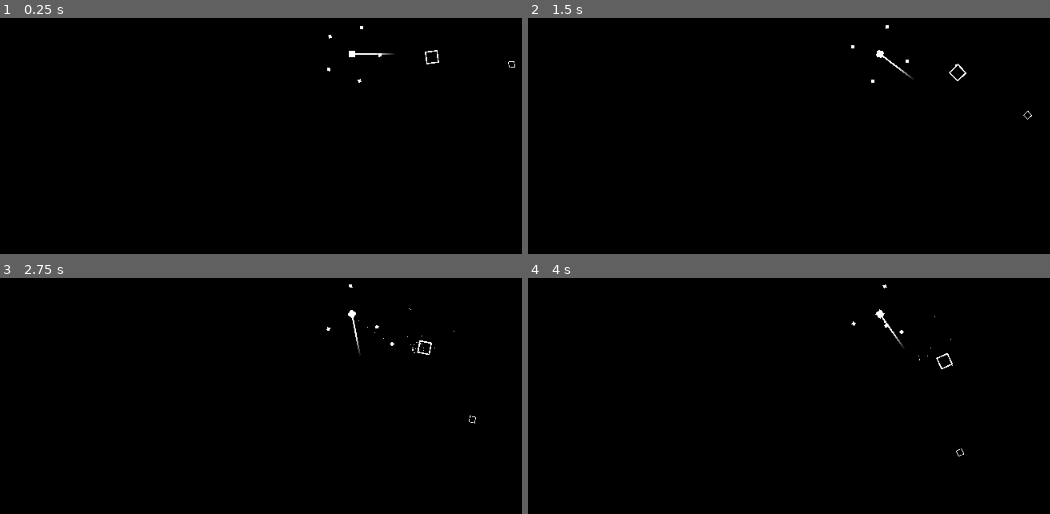
Above: before the commit, frames 1-4 (two rows, left to right).
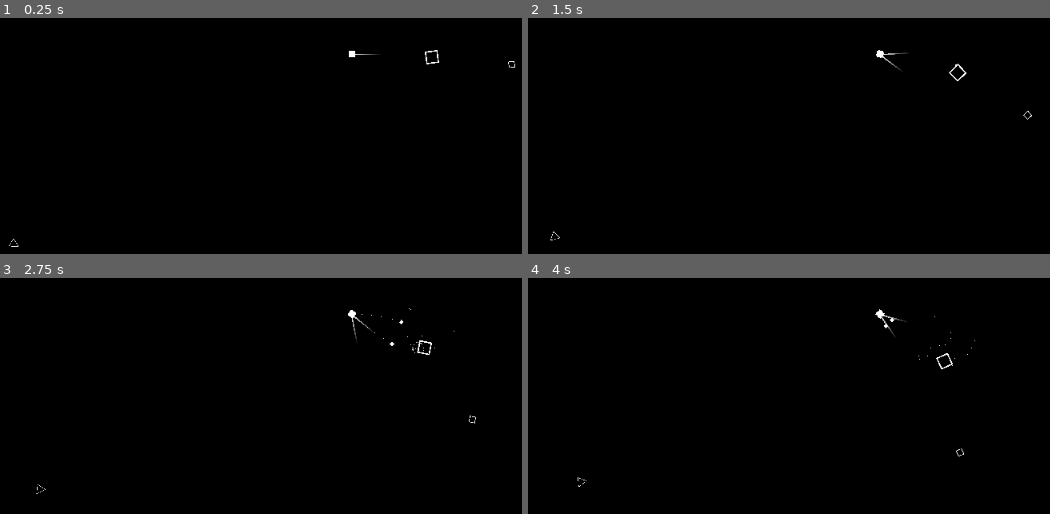
Above: after the commit, the same moments.

Repository: magpie-repos/orbital-asteroid-defense
Game: Godot game, scene res://scenes/main.tscn
Same seed, same stepped clock (60 frames per second), same inputs: the game is played once before the commit and once after it.
Inputs:
- Up to frame 1 (0.25 s): no input
- Up to frame 2 (1.5 s): tap Enter (shoot) at 0.5 s; hold Right (gun_clock) 0.53-1.28 s; tap Left (gun_count_clock) at 0.8, 1.35 s; tap R (reset) at 1.25 s
- Up to frame 3 (2.75 s): tap Enter (shoot) at 1.55, 2.1 s; hold Right (gun_clock) from 2.03 s (still down)
- Up to frame 4 (4 s): release Right (gun_clock) at 2.78 s; tap Right (gun_clock) at 2.85 s; tap Left (gun_count_clock) at 3.05 s; hold Left (gun_count_clock) from 3.53 s (still down); tap Enter (shoot) at 3.8 s

The runs differ from the first frame. In frame 1, 0.1% of the frame differs, in the area x 1-76%, y 3-98%; in frame 2, 0.2%; in frame 3, 0.2%; in frame 4, 0.2%, in the area x 9-86%, y 2-89%.

Commit message:
Refector pt 1
- Merged gun into player
- broke everything

Diff:
--- a/scenes/main.tscn
+++ b/scenes/main.tscn
@@ -1,9 +1,8 @@
-[gd_scene load_steps=14 format=3 uid="uid://dwdhvkjw8iiri"]
+[gd_scene load_steps=11 format=3 uid="uid://dwdhvkjw8iiri"]
 
 [ext_resource type="PackedScene" uid="uid://bwbbo87xf2kmb" path="res://scenes/planet.tscn" id="1_66jwk"]
 [ext_resource type="Script" path="res://scripts/asteroid_spawner.gd" id="1_aa2iq"]
 [ext_resource type="Script" path="res://scripts/main.gd" id="1_d6kkf"]
-[ext_resource type="Script" path="res://scripts/gun.gd" id="3_vi33y"]
 [ext_resource type="Script" path="res://scenes/game_over_ui.gd" id="7_6nheb"]
 
 [sub_resource type="Gradient" id="Gradient_0pebe"]
@@ -13,14 +12,6 @@
 gradient = SubResource("Gradient_0pebe")
 width = 16
 height = 16
-
-[sub_resource type="Gradient" id="Gradient_hi5fh"]
-offsets = PackedFloat32Array(0.525974, 1)
-colors = PackedColorArray(1, 1, 1, 1, 1, 1, 1, 0)
-
-[sub_resource type="GradientTexture1D" id="GradientTexture1D_svc50"]
-gradient = SubResource("Gradient_hi5fh")
-width = 96
 
 [sub_resource type="Gradient" id="Gradient_utkce"]
 colors = PackedColorArray(1, 1, 1, 1, 1, 1, 1, 1)
@@ -42,12 +33,11 @@
 process_mode = 3
 script = ExtResource("1_d6kkf")
 
-[node name="Camera2D" type="Camera2D" parent="."]
-
-[node name="Background" type="Sprite2D" parent="Camera2D"]
+[node name="Background" type="Sprite2D" parent="."]
 z_index = -5
 scale = Vector2(64, 64)
 texture = SubResource("GradientTexture2D_qajhe")
+centered = false
 
 [node name="AsteroidSpawner" type="Node2D" parent="."]
 process_mode = 1
@@ -60,6 +50,7 @@
 
 [node name="SolarSystem" type="Node2D" parent="."]
 process_mode = 1
+position = Vector2(500, 500)
 
 [node name="Planet" parent="SolarSystem" instance=ExtResource("1_66jwk")]
 scale = Vector2(0.125, 0.125)
@@ -68,25 +59,8 @@
 orbit_speed = 9.05
 orbit_distance = 100.0
 
-[node name="Gun" type="Node2D" parent="." node_paths=PackedStringArray("missile_display")]
-process_mode = 1
-z_index = 10
-script = ExtResource("3_vi33y")
-missile_display = NodePath("../MissileIconDisplay")
-
-[node name="GunSprite" type="Sprite2D" parent="Gun"]
-scale = Vector2(0.57, 2)
-texture = SubResource("GradientTexture1D_svc50")
-centered = false
-offset = Vector2(0, -0.465)
-
-[node name="MissileRechargeTimer" type="Timer" parent="Gun"]
-one_shot = true
-
-[node name="MissileIconDisplay" type="Node2D" parent="."]
-process_mode = 1
-
 [node name="GameOverUI" type="Control" parent="."]
+visible = false
 z_index = 100
 custom_minimum_size = Vector2(1000, 1000)
 layout_mode = 3
@@ -146,5 +120,10 @@
 horizontal_alignment = 1
 vertical_alignment = 1
 
+[node name="UI" type="Control" parent="."]
+layout_mode = 3
+anchors_preset = 0
+offset_right = 40.0
+offset_bottom = 40.0
+
 [connection signal="timeout" from="AsteroidSpawner/AsteroidSpawnTimer" to="AsteroidSpawner" method="_on_asteroid_spawn_timer_timeout"]
-[connection signal="timeout" from="Gun/MissileRechargeTimer" to="Gun" method="_on_missile_recharge_timer_timeout"]
--- a/scenes/player.tscn
+++ b/scenes/player.tscn
@@ -10,6 +10,13 @@
 
 [sub_resource type="RectangleShape2D" id="RectangleShape2D_77h2x"]
 size = Vector2(16, 16)
+
+[sub_resource type="Gradient" id="Gradient_tleft"]
+colors = PackedColorArray(1, 1, 1, 1, 1, 1, 1, 0)
+
+[sub_resource type="GradientTexture1D" id="GradientTexture1D_1o3dp"]
+gradient = SubResource("Gradient_tleft")
+width = 8
 
 [node name="Player" type="Node2D"]
 scale = Vector2(0.5, 0.5)
@@ -25,4 +32,15 @@
 [node name="PlayerCollisionShape" type="CollisionShape2D" parent="PlayerArea2D"]
 shape = SubResource("RectangleShape2D_77h2x")
 
+[node name="GunSprite" type="Sprite2D" parent="."]
+scale = Vector2(10, 3)
+texture = SubResource("GradientTexture1D_1o3dp")
+centered = false
+
+[node name="MissileRechargeTimer" type="Timer" parent="."]
+wait_time = 0.5
+one_shot = true
+autostart = true
+
 [connection signal="area_entered" from="PlayerArea2D" to="." method="_on_player_area_2d_area_entered"]
+[connection signal="timeout" from="MissileRechargeTimer" to="." method="_on_missile_recharge_timer_timeout"]
--- a/scripts/asteroid.gd
+++ b/scripts/asteroid.gd
@@ -12,7 +12,7 @@
 
 var rot_speed: float = 8
 
-var player_pos: Vector2 = Vector2.ZERO
+var player_pos: Vector2 = Vector2(500, 500)
 
 func _ready() -> void:
 	vector = position.direction_to(player_pos)
--- a/scripts/asteroid_spawner.gd
+++ b/scripts/asteroid_spawner.gd
@@ -2,8 +2,8 @@
 
 var game_over: bool = false
 var safe_margin: float = 1.05
-var difficulty: float = 0
 var timer_start_val: float = 8
+
 
 @onready var asteroid_scene: PackedScene = preload("res://scenes/asteroid.tscn")
 @onready var window_size: float = get_viewport().size.x
@@ -14,7 +14,7 @@
 		spawn_asteroid()
 
 func _process(delta: float) -> void:
-	spawn_timer.wait_time = timer_start_val - difficulty / 10
+	spawn_timer.wait_time = timer_start_val
 
 func _on_asteroid_spawn_timer_timeout() -> void:
 	if game_over == false:
@@ -23,7 +23,7 @@
 
 func spawn_asteroid() -> void:
 	var asteroid: Asteroid = asteroid_scene.instantiate()
-	var spawn_vector: Vector2 = Vector2.from_angle(randf_range(0, 2 * PI))
+	var spawn_vector: Vector2 = Vector2.from_angle(randf_range(0, 2 * PI)).normalized()
 	asteroid.position = spawn_vector * sqrt(2) * window_size / 2 * safe_margin
 	asteroid.rot_speed *= randf_range(1, 1.2) * [-1, 1].pick_random()
 	add_child(asteroid)
--- a/scripts/gun.gd
+++ b/scripts/gun.gd
@@ -1,8 +1,5 @@
 extends Node2D
 
-@onready var win_size: Vector2 = get_viewport().size
-var rot_speed: float = 60
-var missile_scene: PackedScene = preload("res://scenes/missile.tscn")
 ##Missile count display
 var missile_icon_scene: PackedScene = preload("res://scenes/missile_ui_icon.tscn")
 @export var missile_display: Node2D
@@ -10,8 +7,6 @@
 var missile_icon_array: Array [Node2D] = []
 var icon_rotation_offset: float = 0
 
-var stored_missiles: int = 5
-var missile_cap: int = 5
 
 func _ready() -> void:
 	update_stored_missile_display(0)
@@ -20,37 +15,6 @@
 
 	update_stored_missile_display(delta)
 	icon_rotation_offset += 10 * delta
-
-	##Handle Input
-	if Input.is_anything_pressed():
-		## Handle gun rotation
-		if Input.is_action_pressed("gun_count_clock"):
-			rotation += rot_speed * (PI / 180) * delta * -1
-		if Input.is_action_pressed("gun_clock"):
-			rotation += rot_speed * (PI / 180) * delta
-
-		##Missile spawning
-		if Input.is_action_just_pressed("shoot") && stored_missiles >= 1:
-			stored_missiles -= 1
-			spawn_missile(Vector2.ZERO, Vector2.from_angle(rotation))
-
-func spawn_missile(missile_pos: Vector2, missile_vector: Vector2):
-	var new_missile: Missile = missile_scene.instantiate()
-	new_missile.position = missile_pos
-	new_missile.vector = missile_vector
-	get_parent().add_child(new_missile)
-	new_missile.connect("exploded", _on_missile_exploded)
-
-	$MissileRechargeTimer.start()
-
-func _on_missile_exploded(exploded_missile: Missile) -> void:
-	exploded_missile.disconnect("exploded", _on_missile_exploded)
-
-func _on_missile_recharge_timer_timeout() -> void:
-	if stored_missiles < missile_cap:
-		stored_missiles += 1
-
-		$MissileRechargeTimer.start()
 
 func update_stored_missile_display(delta: float) -> void:
 	var missile_icon_spacing: float
--- a/scripts/main.gd
+++ b/scripts/main.gd
@@ -1,16 +1,12 @@
 extends Node2D
 var score: int = 0
 var game_over: bool = false
-var diff_mod: float = 1
 
 @onready var player_scene: PackedScene = preload("res://scenes/player.tscn")
 @onready var explosion_scene: PackedScene = preload("res://scenes/explosion.tscn")
-@onready var planet_scene: PackedScene = preload("res://scenes/planet.tscn")
 @onready var game_over_ui = $GameOverUI
-@onready var gun: Node2D = $Gun
 @onready var a_spawner: Node2D = $AsteroidSpawner
 @onready var solar_system: Node2D = $SolarSystem
-
 
 func _ready() -> void:
 	new_game()
@@ -19,8 +15,6 @@
 	if  Input.is_anything_pressed():
 		if Input.is_action_just_pressed("reset"):
 			new_game()
-
-	a_spawner.difficulty = score * diff_mod
 
 func score_points(point_value: int) -> void:
 	score += point_value
@@ -31,7 +25,6 @@
 	game_over_ui.hide()
 
 	get_tree().paused = false
-	gun.show()
 	solar_system.show()
 
 	var player: Node2D = player_scene.instantiate()
@@ -40,7 +33,6 @@
 
 func end_game() -> void:
 	get_tree().paused = true
-	gun.hide()
 	solar_system.hide()
 
 	##Blow up asteroids
--- a/scripts/missile.gd
+++ b/scripts/missile.gd
@@ -1,6 +1,8 @@
 extends Node2D
 class_name Missile
 
+##Misc
+var screen_margin: float = 100
 ##Phys Vars
 var velocity: Vector2 = Vector2.UP
 var vector: Vector2 = Vector2.UP
@@ -13,12 +15,9 @@
 
 var grav_bodies: Array [Node]
 
-signal exploded
-
 func _ready() -> void:
 	velocity = vector * speed
 	add_to_group("missile")
-
 
 func _process(delta: float) -> void:
 	## Handle missile trajectory
@@ -29,18 +28,15 @@
 	sprite.rotation = get_angle_to(velocity.normalized())
 
 	##Check to see if still visible in window; explode if not
-	if abs(position.x) > (window_size.x / 2 + 15):
-		exploded.emit(self)
+	if position.x <= 0 - screen_margin || position.y <= 0 - screen_margin:
 		queue_free()
-	if abs(position.y) > (window_size.y / 2 + 15):
-		exploded.emit(self)
+	if position.x >= window_size.x + screen_margin || position.y >= window_size.y + screen_margin:
 		queue_free()
 
 func _on_missile_area_2d_area_entered(area: Area2D) -> void:
 	explode()
 
 func explode() -> void:
-	exploded.emit(self)
 	var explosion: Node2D = explosion_scene.instantiate()
 	explosion.position = position
 	add_sibling(explosion)
@@ -54,8 +50,8 @@
 
 	grav_bodies = get_tree().get_nodes_in_group("has_gravity")
 	for b in grav_bodies:
-		distance = position.distance_to(b.position)
-		direction_to_body = position.direction_to(b.position)
+		distance = position.distance_to(b.position + Vector2( 500, 500))
+		direction_to_body = position.direction_to(b.position + Vector2( 500, 500))
 		grav_influence += direction_to_body * (b.mass / distance)
 
 	return grav_influence
--- a/scripts/player.gd
+++ b/scripts/player.gd
@@ -1,14 +1,53 @@
 extends Node2D
 var player_rot_speed: float = 15
+##Gun Variables
+var stored_missiles: int = 0
+var missile_cap: int = 5
+var gun_rot_speed: float = 60
+##Scene Refs
 @onready var explosion_scene: PackedScene = preload("res://scenes/explosion.tscn")
+@onready var missile_scene: PackedScene = preload("res://scenes/missile.tscn")
+##Refs
+@onready var player_sprite: Sprite2D = $PlayerSprite
+@onready var gun_sprite: Sprite2D = $GunSprite
+@onready var missile_recarge_timer: Timer = $MissileRechargeTimer
 
 signal died
 
+func _ready() -> void:
+	##Center thing
+	gun_sprite.position.y = gun_sprite.position.y / 2
+	position = get_viewport().size / 2
+
 func _process(delta: float) -> void:
-	rotate((PI / 180) * player_rot_speed * delta)
+	player_sprite.rotate(deg_to_rad(player_rot_speed) * delta)
+
+	##Handle Input
+	if Input.is_anything_pressed():
+		## Handle gun rotation
+		if Input.is_action_pressed("gun_count_clock"):
+			gun_sprite.rotation += deg_to_rad(gun_rot_speed) * delta * -1
+		if Input.is_action_pressed("gun_clock"):
+			gun_sprite.rotation += deg_to_rad(gun_rot_speed) * delta
+
+		##Missile spawning
+		if Input.is_action_just_pressed("shoot") && stored_missiles >= 1:
+			stored_missiles -= 1
+			spawn_missile(position, Vector2.from_angle(gun_sprite.rotation))
+
+func spawn_missile(missile_pos: Vector2, missile_vector: Vector2):
+	var new_missile: Missile = missile_scene.instantiate()
+	new_missile.position = missile_pos
+	new_missile.vector = missile_vector
+	get_parent().add_child(new_missile)
+	missile_recarge_timer.start()
+
+func _on_missile_recharge_timer_timeout() -> void:
+	if stored_missiles < missile_cap:
+		stored_missiles += 1
+		missile_recarge_timer.start()
 
 func _on_player_area_2d_area_entered(area: Area2D) -> void:
-	print
 	died.emit()
 	var explosion: Node2D = explosion_scene.instantiate()
 	explosion.position = position
Not shown: 1 places in scenes/player.tscn that only renumber resources
Not shown, changed: README.md
